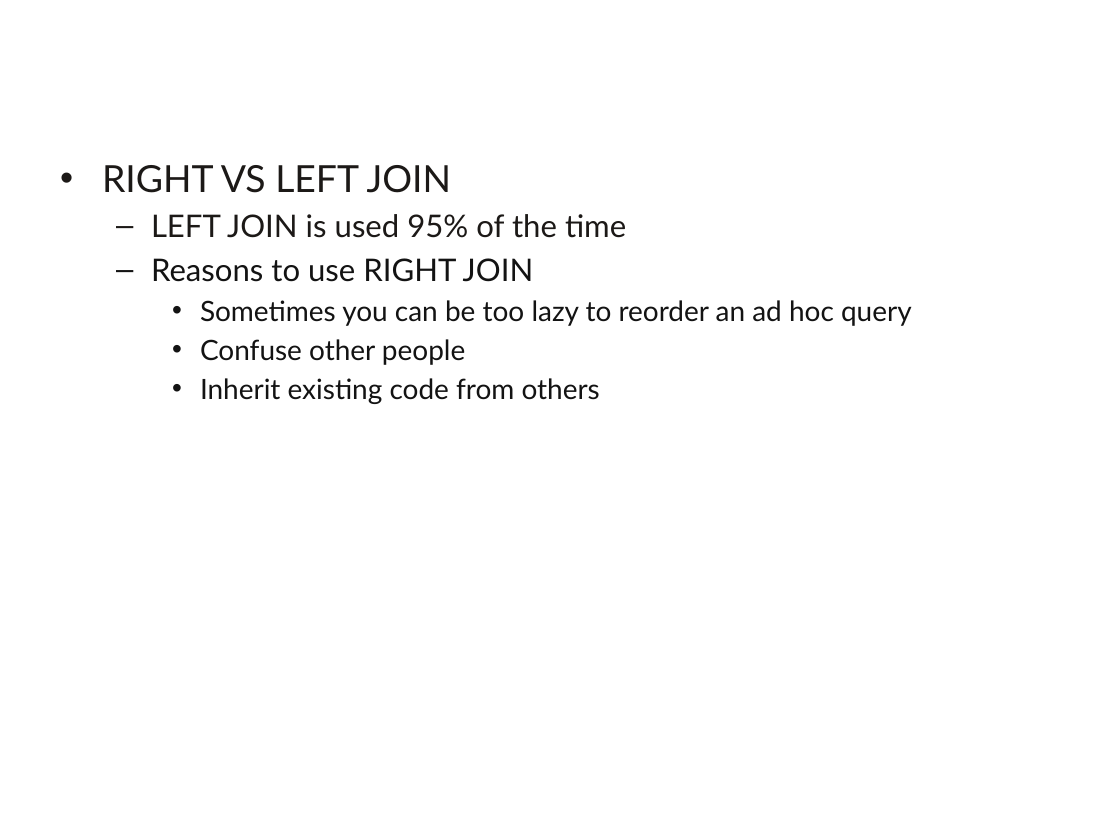
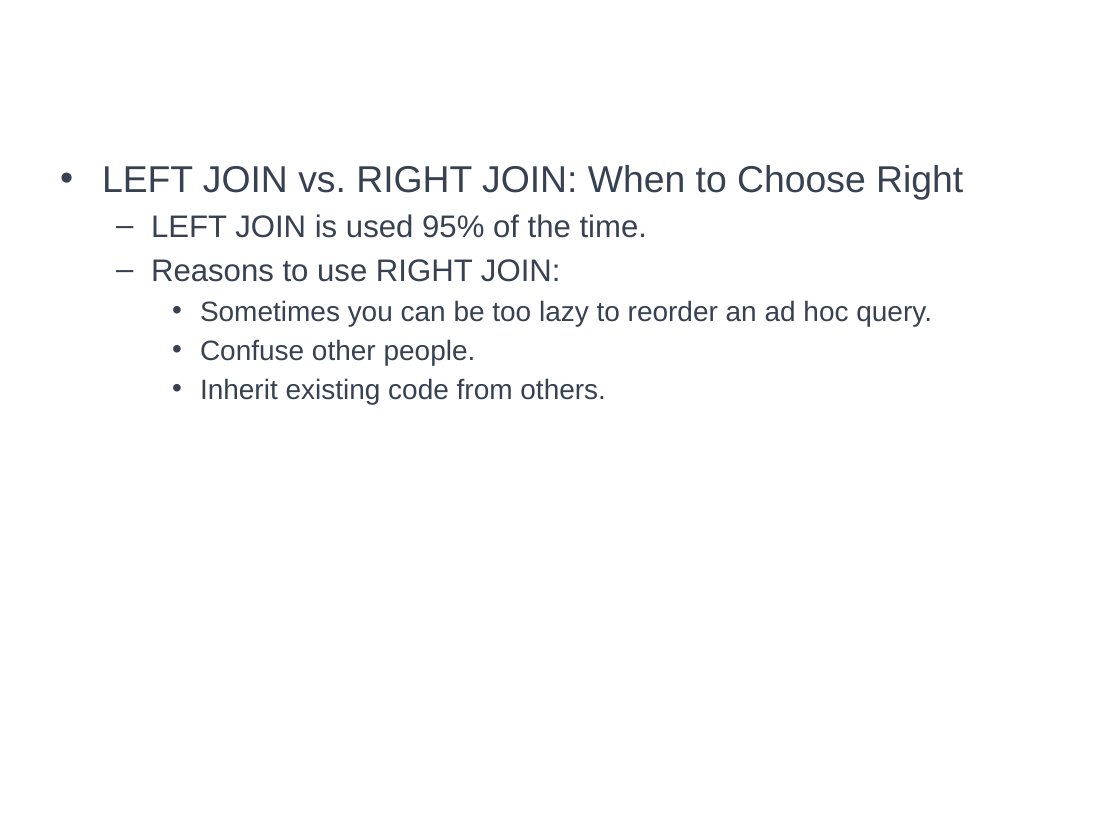
Before and after one commit to a099954/ABC-Program, a slide deck: slide 18 of SQL/Day 4 Joins/Joins.pptx (slide 20 before the commit). Drawn at 1120x840 pixels with LibreOffice and Linux fonts; fonts in the diff are those of the drawing; background and template pictures are left out. Boxes give left, top, right and bottom in pixels: in the first picture for what was removed or moved away, otherwise in the second. Text is boxed around its words. In the diff, an @@ line names an element or a change of style, - is before the commit and + after.

```diff
--- a/SQL/Day 4 Joins/Joins.pptx
+++ b/SQL/Day 4 Joins/Joins.pptx
@@ text at bbox=[102, 165, 963, 404]: text changed; font Lato to Arial; text colour #131313 to #374151 @@
-• RIGHT VS LEFT JOIN
-  – LEFT JOIN is used 95% of the time
-  – Reasons to use RIGHT JOIN
-    • Sometimes you can be too lazy to reorder an ad hoc query
-    • Confuse other people
-    • Inherit existing code from others
+• LEFT JOIN vs. RIGHT JOIN: When to Choose Right
+  – LEFT JOIN is used 95% of the time.
+  – Reasons to use RIGHT JOIN:
+    • Sometimes you can be too lazy to reorder an ad hoc query.
+    • Confuse other people.
+    • Inherit existing code from others.
```
Also in this commit, not shown: 15 other slides changed, 3 slides added, 6 other files.
